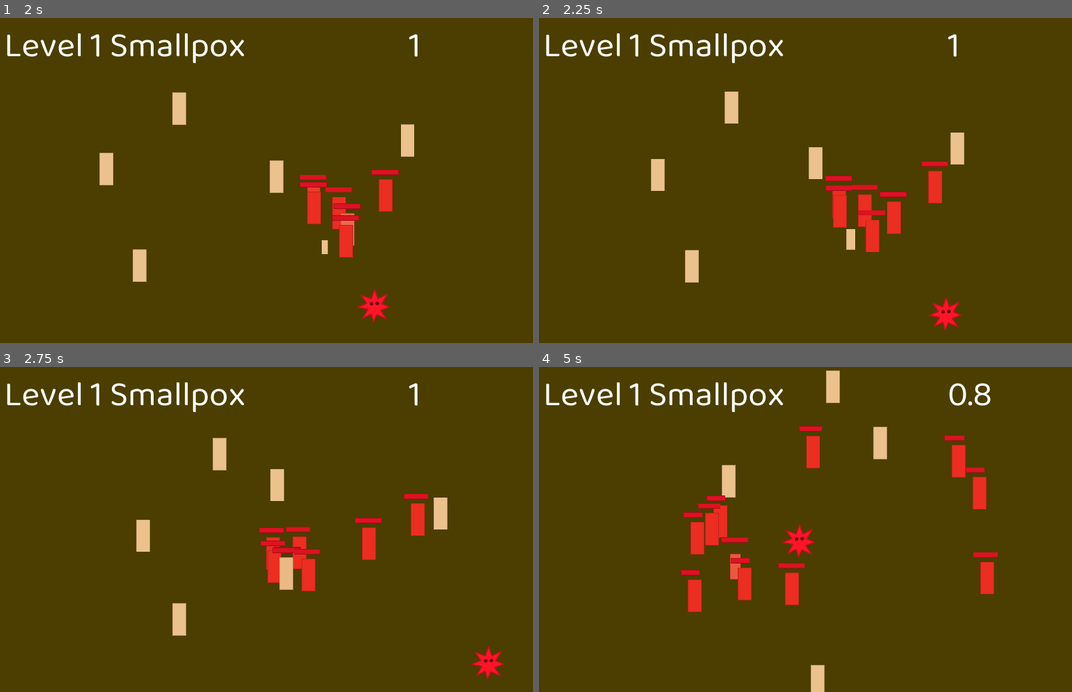
Above: before the commit, frames 1-4 (two rows, left to right).
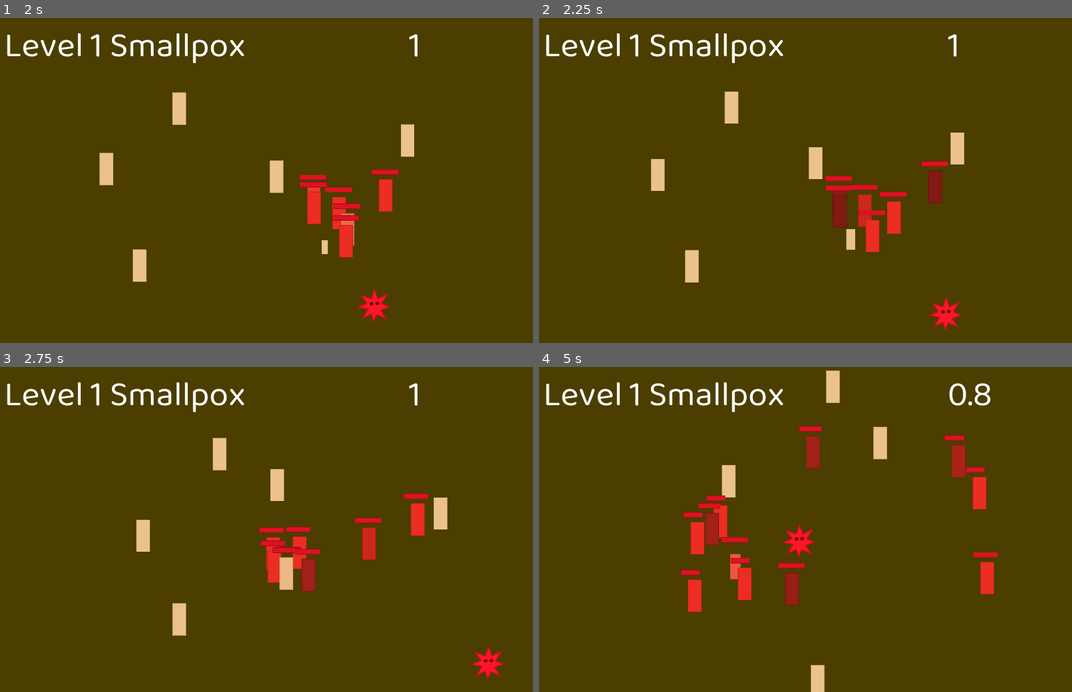
Above: after the commit, the same moments.

Repository: mariothedog/Epidemic-Simulator
Game: Godot game, scene res://Levels/Level.tscn
Same seed, same stepped clock (60 frames per second), same inputs: the game is played once before the commit and once after it.
Inputs:
- Up to frame 1 (2 s): hold D (move_right) 0.53-1.28 s; tap Space (infect) at 0.6, 1.35 s; hold S (move_down) from 1.28 s (still down)
- Up to frame 2 (2.25 s): release S (move_down) at 2.03 s; hold D (move_right) from 2.03 s (still down); tap Space (infect) at 2.1 s
- Up to frame 3 (2.75 s): keep holding D (move_right)
- Up to frame 4 (5 s): release D (move_right) at 2.78 s; hold W (move_up) 2.78-3.53 s; tap Space (infect) at 2.85, 3.6, 4.35 s; hold A (move_left) from 3.53 s (still down)

Frame 1 is identical in both runs. In frame 2, 0.8% of the frame differs, in the area x 55-76%, y 47-65%; in frame 3, 0.5%; in frame 4, 1.0%, in the area x 31-81%, y 21-74%.

Commit message:
Added a hurt anim.

Diff:
--- a/Human/Human.gd
+++ b/Human/Human.gd
@@ -37,6 +37,8 @@
 	$Damage.start()
 
 func damage(amount):
+	if health > 0:
+		$AnimationPlayer.play("Hurt")
 	health -= amount
 	health = max(health, 0)
 	if health == 0:
--- a/Human/Human.tscn
+++ b/Human/Human.tscn
@@ -22,8 +22,24 @@
 "values": [ Color( 1, 0.235294, 0.235294, 1 ), Color( 1, 0.235294, 0.235294, 0 ) ]
 }
 
-[sub_resource type="Animation" id=2]
-resource_name = "Infect"
+[sub_resource type="Animation" id=3]
+resource_name = "Hurt"
+length = 0.4
+step = 0.05
+tracks/0/type = "value"
+tracks/0/path = NodePath("Sprite:modulate")
+tracks/0/interp = 1
+tracks/0/loop_wrap = true
+tracks/0/imported = false
+tracks/0/enabled = true
+tracks/0/keys = {
+"times": PoolRealArray( 0, 0.2, 0.4 ),
+"transitions": PoolRealArray( 1, 1, 1 ),
+"update": 0,
+"values": [ Color( 1, 0.235294, 0.235294, 1 ), Color( 0.454902, 0.113725, 0.113725, 1 ), Color( 1, 0.235294, 0.235294, 1 ) ]
+}
+
+[sub_resource type="Animation" id=4]
 length = 0.5
 tracks/0/type = "value"
 tracks/0/path = NodePath("Sprite:modulate")
@@ -38,8 +54,7 @@
 "values": [ Color( 1, 1, 1, 1 ), Color( 1, 0.235294, 0.235294, 1 ) ]
 }
 
-[sub_resource type="Animation" id=4]
-resource_name = "Spawn"
+[sub_resource type="Animation" id=5]
 tracks/0/type = "value"
 tracks/0/path = NodePath("Sprite:scale")
 tracks/0/interp = 1
@@ -53,8 +68,7 @@
 "values": [ Vector2( 0.1, 0.1 ), Vector2( 0.5, 0.5 ) ]
 }
 
-[sub_resource type="Animation" id=5]
-resource_name = "Spawn and Infect"
+[sub_resource type="Animation" id=6]
 tracks/0/type = "value"
 tracks/0/path = NodePath("Sprite:scale")
 tracks/0/interp = 1
@@ -93,10 +107,11 @@
 shape = SubResource( 1 )
 
 [node name="AnimationPlayer" type="AnimationPlayer" parent="."]
-anims/Die = SubResource( 3 )
-anims/Infect = SubResource( 2 )
-anims/Spawn = SubResource( 4 )
-"anims/Spawn and Infect" = SubResource( 5 )
+anims/Die = SubResource( 2 )
+anims/Hurt = SubResource( 3 )
+anims/Infect = SubResource( 4 )
+anims/Spawn = SubResource( 5 )
+"anims/Spawn and Infect" = SubResource( 6 )
 
 [node name="Health Bar" type="TextureProgress" parent="."]
 margin_left = -26.0
Not shown: 2 places in Human/Human.tscn that only renumber resources
